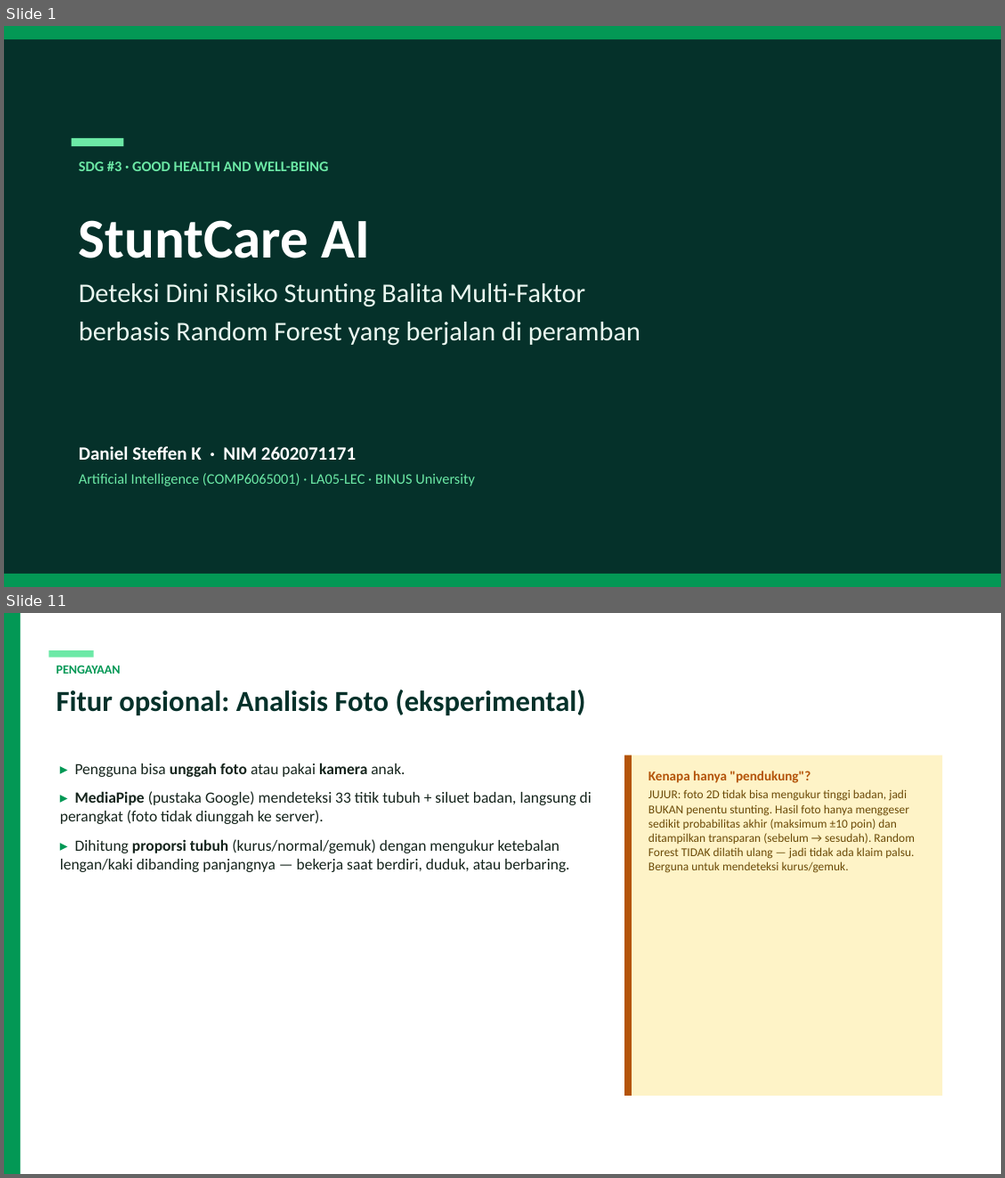
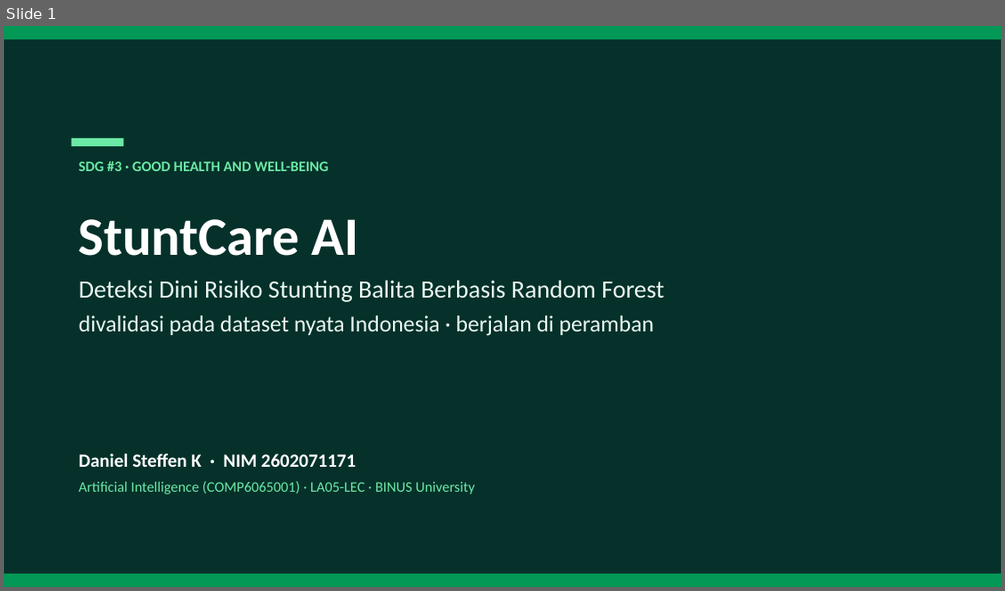
Before and after one commit to steffenkwik/machinelearning-ai, a slide deck: StuntCare_AI_Presentation.pptx. Shown one above the other, each under a label of ours: slides 1 and 11 before the commit, slide 1 after it; the slides between them are not shown. The pictures are 1005x1178 and 1005x591 pixels, drawn with LibreOffice and Linux fonts; fonts in the diff are those of the drawing. Boxes give left, top, right and bottom in pixels: in the first picture for what was removed or moved away, otherwise in the second. Text is boxed around its words. In the diff, an @@ line names an element or a change of style, - is before the commit and + after.

```diff
--- a/StuntCare_AI_Presentation.pptx
+++ b/StuntCare_AI_Presentation.pptx
@@ slide 11 removed at bbox=[4, 613, 1001, 1174], background #FFFFFF @@
@@ rectangle removed at bbox=[4, 613, 20, 1174] @@
@@ rectangle removed at bbox=[48, 650, 94, 657] @@
@@ text removed at bbox=[57, 666, 121, 674] @@
-PENGAYAAN
@@ text removed at bbox=[57, 690, 586, 715] @@
-Fitur opsional: Analisis Foto (eksperimental)
@@ text removed at bbox=[60, 763, 591, 872] @@
-▸ Pengguna bisa unggah foto atau pakai kamera anak.
-▸ MediaPipe (pustaka Google) mendeteksi 33 titik tubuh + siluet badan, langsung di perangkat (foto tidak diunggah ke server).
-▸ Dihitung proporsi tubuh (kurus/normal/gemuk) dengan mengukur ketebalan lengan/kaki dibanding panjangnya — bekerja saat berdiri, duduk, atau berbaring.
@@ rectangle removed at bbox=[624, 755, 942, 1095] @@
@@ rectangle removed at bbox=[624, 755, 631, 1095] @@
@@ text removed at bbox=[648, 771, 914, 873] @@
-Kenapa hanya "pendukung"?
-JUJUR: foto 2D tidak bisa mengukur tinggi badan, jadi BUKAN penentu stunting. Hasil foto hanya menggeser sedikit probabilitas akhir (maksimum ±10 poin) dan ditampilkan transparan (sebelum → sesudah). Random Forest TIDAK dilatih ulang — jadi tidak ada klaim palsu. Berguna untuk mendeteksi kurus/gemuk.
@@ slide 1 changed as well @@
@@ text at bbox=[79, 219, 359, 256]: size 54 to 52 pt in "StuntCare AI" @@
@@ text at bbox=[79, 280, 664, 336]: text changed; size 26 to 22 pt @@
-Deteksi Dini Risiko Stunting Balita Multi-Faktor
-berbasis Random Forest yang berjalan di peramban
+Deteksi Dini Risiko Stunting Balita Berbasis Random Forest
+divalidasi pada dataset nyata Indonesia · berjalan di peramban
@@ text "Daniel Steffen K · NIM ...": place and size @@
-text "Daniel Steffen K · NIM ..." at bbox=[79, 446, 475, 486]
+text "Daniel Steffen K · NIM ..." at bbox=[79, 453, 475, 494]
```
Also in this commit, not shown: 6 other slides changed, 10 slides added, 6 other slides removed, 32 other files.
